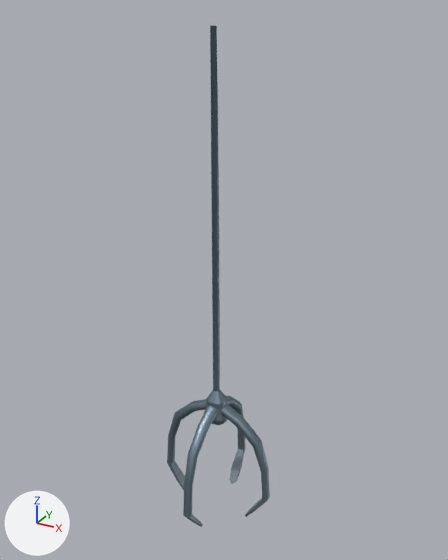
Two versions of the FBX model src/Assets/3D/FBX/SM_PlinkoClaw_Model_01.fbx, one commit apart.
Camera for both pictures: a 50 mm lens placed at (0.605, -1.063, 1.1), pointed at (0.005, 0.028, 0.554). Every picture has the same lights, and +X, +Y and +Z are marked at lower left.

Objects in the first picture: 'SM_PlinkoClaw_Mesh_01'.
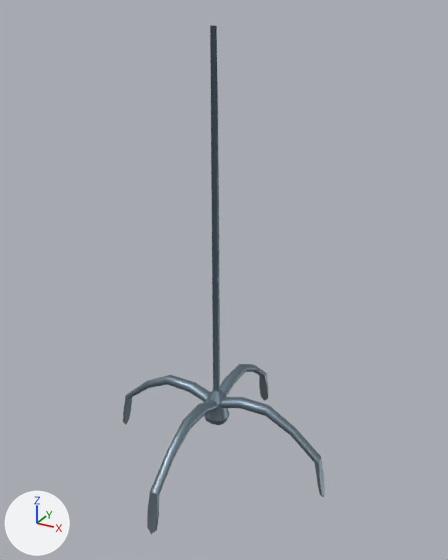
The newer file adds a shape key; the second version is drawn at full value of the shape key 'Open' of 'SM_PlinkoClaw_Mesh_01', and the change is written as the vertex moves it makes.

Pixel boxes [x1, y1, x2, y2] of what changed, in the pictures (448 x 560 px; the box of a moved part takes in the faces that stretch with it):
'SM_PlinkoClaw_Mesh_01', reshaped (95% wider): before [167, 25, 270, 527]; after [123, 25, 325, 534]
part 1 of me_cube_027, moved or reshaped: before [221, 404, 270, 517]; after [220, 397, 325, 497]
part 2 of me_cube_027, moved or reshaped: before [226, 396, 246, 484]; after [220, 364, 268, 401]
part 3 of me_cube_027, moved or reshaped: before [167, 399, 206, 490]; after [123, 375, 211, 424]
part 4 of me_cube_027, moved or reshaped: before [183, 406, 218, 527]; after [147, 400, 218, 534]

The edits, one by one:
me_cube_027 has 370 vertices, 360 faces and spans x -0.143..0.141, y -0.142..0.142, z -0.061..1.07.
me_cube_027 is used by ob_sm_plinkoclaw_mesh_01; location (0.0, 0.0, 0.0).
me_cube_027 part 1: the loose piece of 58 vertices spanning x -0.002..0.141, y -0.016..0.016, z -0.061..0.261 is turned -45 degrees about the y axis through its middle, then moved by (0.085, 0.0, 0.094).
me_cube_027 part 2: the loose piece of 58 vertices spanning x -0.017..0.015, y -0.001..0.142, z -0.061..0.261 is turned 45 degrees about the x axis through its middle, then moved by (0.0, 0.085, 0.094).
me_cube_027 part 3: the loose piece of 58 vertices spanning x -0.143..0.0, y -0.016..0.016, z -0.061..0.261 is turned 45 degrees about the y axis through its middle, then moved by (-0.085, 0.0, 0.094).
me_cube_027 part 4: the loose piece of 58 vertices spanning x -0.017..0.015, y -0.142..0.001, z -0.061..0.261 is turned -45 degrees about the x axis through its middle, then moved by (0.0, -0.085, 0.094).
